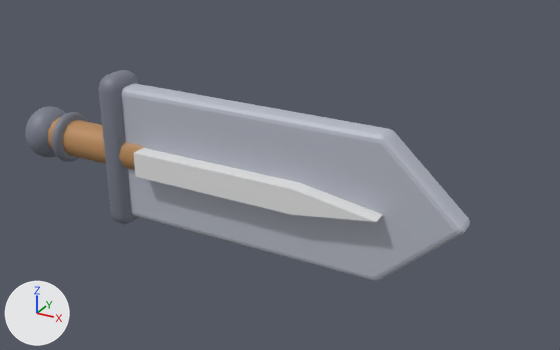
What one commit did to the glTF model public/assets/models/wpn_stonesword.glb.
Camera for both pictures: a 50 mm camera at (1.196, -1.285, 0.663) aimed at (0.473, 0.03, 0.006). The axes (+X, +Y, +Z) are drawn at lower left. The lights are the same throughout. The older version comes first. Vertices at exactly the same position are counted once.
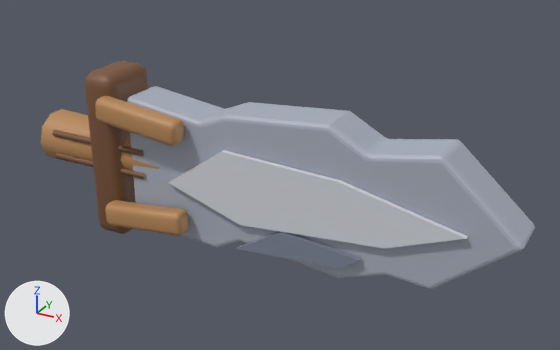
Diff of the bpy script that builds the scene:
```diff
--- a/public/assets/models/wpn_stonesword.glb.py
+++ b/public/assets/models/wpn_stonesword.glb.py
@@ mat_defaultmaterial_002 @@
+mat_defaultmaterial_002 = bpy.data.materials.new('DefaultMaterial.002')
+mat_defaultmaterial_002.use_nodes = True; mat_defaultmaterial_002.node_tree.nodes.clear()
+_N = mat_defaultmaterial_002.node_tree.nodes; _L = mat_defaultmaterial_002.node_tree.links
+n0 = _N.new('ShaderNodeOutputMaterial'); n0.name = 'Material Output'
+n1 = _N.new('ShaderNodeBsdfPrincipled'); n1.name = 'Principled BSDF'
+n2 = _N.new('ShaderNodeVertexColor'); n2.name = 'Color Attribute'
+_L.new(n1.outputs[0], n0.inputs[0])  # 'BSDF' to 'Surface'
+_L.new(n2.outputs[0], n1.inputs[0])  # 'Color' to 'Base Color'
@@ mat_defaultmaterial_001 @@
+mat_defaultmaterial_001 = bpy.data.materials.new('DefaultMaterial.001')
+mat_defaultmaterial_001.use_nodes = True; mat_defaultmaterial_001.node_tree.nodes.clear()
+_N = mat_defaultmaterial_001.node_tree.nodes; _L = mat_defaultmaterial_001.node_tree.links
+n0 = _N.new('ShaderNodeOutputMaterial'); n0.name = 'Material Output'
+n1 = _N.new('ShaderNodeBsdfPrincipled'); n1.name = 'Principled BSDF'
+n2 = _N.new('ShaderNodeVertexColor'); n2.name = 'Color Attribute'
+_L.new(n1.outputs[0], n0.inputs[0])  # 'BSDF' to 'Surface'
+_L.new(n2.outputs[0], n1.inputs[0])  # 'Color' to 'Base Color'
@@ me_mesh_0 @@
 # used by ob_mesh_0; location = (-0.2, 0.062, -0.181); scale = (0.0000662, 0.0000662, 0.0000662)
-me_mesh_0.from_pydata(...)  # 956 vertices, 1892 faces; spans x 0.0..16383.0, y -1899.0..0.0, z 0.0..5478.0
+me_mesh_0.from_pydata(...)  # 392 vertices, 764 faces; spans x 0.0..16383.0, y -2111.0..0.0, z 0.0..5691.0
+# me_mesh_0 part 1: a new loose piece, a 10-sided cut cone along x (radius 899.0 at the low end, 792.0 at the high end) spanning x 0.0..4993.0, y -1955.0..-156.0, z 1990.0..3701.0, in mat_defaultmaterial
+# me_mesh_0 part 2: the loose piece of 120 vertices spanning x 4534.0..16383.0, y -1370.0..-520.0, z 359.0..5119.0 is rebuilt with 200 vertices and now spans x 3818.0..16383.0, y -1836.0..-275.0, z 459.0..5324.0
+# me_mesh_0 part 3: a new loose piece of 152 vertices spanning x 2240.0..3488.0, y -2111.0..0.0, z 0.0..5691.0, in mat_defaultmaterial
+# me_mesh_0 part 4: the loose piece of 384 vertices spanning x 1632.0..1995.0, y -1865.0..-24.0, z 1818.0..3660.0 is deleted
+# me_mesh_0 part 5: the loose piece of 266 vertices spanning x 0.0..1511.0, y -1889.0..0.0, z 1795.0..3684.0 is deleted
+# me_mesh_0 part 6: the loose piece of 24 vertices spanning x 1209.0..5441.0, y -1606.0..-283.0, z 2078.0..3400.0 is deleted
+# me_mesh_0 part 7
+# 162 vertices are removed from x 3778.0..14037.0, y -1899.0..-189.0, z 0.0..5478.0
+# 316 faces are deleted
+# 14 vertices are added at x 5434.0..14980.0, y -2038.0..-1873.0, z 826.0..3965.0
+# 6 new vertices lie (0.0, 147.0, 0.0) away from vertices in x 5434.0..14980.0, y -2010.0, z 1671.0..3965.0
+# 32 new faces join them
 me_mesh_0.materials.append(mat_defaultmaterial)
@@ ob_mesh_0 @@
 ob_mesh_0 = bpy.data.objects.new('Mesh_0', me_mesh_0)
-ob_mesh_0.location = (-0.2, 0.062, -0.181)
-ob_mesh_0.scale = (0.0000662, 0.0000662, 0.0000662)
+ob_mesh_0.location = (-0.12, 0.072, -0.194)
+ob_mesh_0.scale = (0.0000681, 0.0000681, 0.0000681)
@@ ob_mesh_2_001 @@
+ob_mesh_2_001 = bpy.data.objects.new('Mesh_2.001', me_mesh_2)  # 152 vertices, 300 faces; spans x 220.0..3304.0, y -1313.0..-799.0, z 2522.0..3169.0
+ob_mesh_2_001.parent = ob_oak_splints_1
+ob_mesh_2_001.location = (-0.12, 0.0719, -0.194)
+ob_mesh_2_001.scale = (0.0000681, 0.0000681, 0.0000681)
@@ ob_oak_splints_1 @@
+ob_oak_splints_1 = bpy.data.objects.new('oak-splints_1', None)
+ob_oak_splints_1.parent = ob_weapon
+ob_oak_splints_1.location = (0.195, -0.063, 0.091)
+ob_oak_splints_1.rotation_euler = (0.0, 0.09, 0.0)  # degrees (0, 5.2, 0)
@@ ob_weapon @@
+ob_weapon = bpy.data.objects.new('weapon', None)
+ob_weapon.location = (0.0, 0.0, 0.0)
+ob_weapon.scale = (1.0, 1.25, 1.25)
@@ ob_mesh_2 @@
+ob_mesh_2 = bpy.data.objects.new('Mesh_2', me_mesh_2)  # 152 vertices, 300 faces; spans x 220.0..3304.0, y -1313.0..-799.0, z 2522.0..3169.0
+ob_mesh_2.parent = ob_oak_splints_0
+ob_mesh_2.location = (-0.12, 0.0719, -0.194)
+ob_mesh_2.scale = (0.0000681, 0.0000681, 0.0000681)
@@ ob_oak_splints_0 @@
+ob_oak_splints_0 = bpy.data.objects.new('oak-splints_0', None)
+ob_oak_splints_0.parent = ob_weapon
+ob_oak_splints_0.location = (0.195, -0.063, -0.091)
+ob_oak_splints_0.rotation_euler = (0.0, -0.09, 0.0)  # degrees (0, -5.2, 0)
@@ ob_mesh_1_001 @@
+ob_mesh_1_001 = bpy.data.objects.new('Mesh_1.001', me_mesh_1)  # a 6-sided cylinder along z spanning x 1686.0..1839.0, y -1144.0..-967.0, z 948.0..4743.0
+ob_mesh_1_001.parent = ob_oak_hilt_2
+ob_mesh_1_001.location = (-0.12, 0.0719, -0.194)
+ob_mesh_1_001.scale = (0.0000681, 0.0000681, 0.0000681)
@@ ob_oak_hilt_2 @@
+ob_oak_hilt_2 = bpy.data.objects.new('oak-hilt_2', None)
+ob_oak_hilt_2.parent = ob_weapon
+ob_oak_hilt_2.location = (0.05, -0.0421, 0.0221)
+ob_oak_hilt_2.rotation_euler = (0.0, 1.571, 0.0)  # degrees (0, 90, 0)
@@ ob_mesh_1 @@
+ob_mesh_1 = bpy.data.objects.new('Mesh_1', me_mesh_1)  # a 6-sided cylinder along z spanning x 1686.0..1839.0, y -1144.0..-967.0, z 948.0..4743.0
+ob_mesh_1.parent = ob_oak_hilt_1
+ob_mesh_1.location = (-0.12, 0.0719, -0.194)
+ob_mesh_1.scale = (0.0000681, 0.0000681, 0.0000681)
@@ ob_oak_hilt_1 @@
+ob_oak_hilt_1 = bpy.data.objects.new('oak-hilt_1', None)
+ob_oak_hilt_1.parent = ob_weapon
+ob_oak_hilt_1.location = (0.05, -0.0421, -0.0221)
+ob_oak_hilt_1.rotation_euler = (0.0, 1.571, 0.0)  # degrees (0, 90, 0)
```

Boxes [x1, y1, x2, y2] around the edits, measured in the pictures (560 x 350 px):
'Mesh_0', reshaped, moved, rescaled (11% wider, 8% taller)
    before: [26, 70, 470, 281]
    after: [41, 61, 535, 289]
'Mesh_2.001', added (brown)
    after: [95, 96, 184, 146]
'Mesh_2', added (brown)
    after: [105, 200, 189, 236]
'Mesh_1.001', added (brown)
    after: [53, 130, 144, 156]
'Mesh_1', added
    after: [55, 153, 145, 180]
part 1 of me_mesh_0, added (brown)
    after: [41, 109, 159, 170]
part 2 of me_mesh_0, rebuilt (17% wider)
    before: [121, 84, 470, 281]
    after: [127, 86, 535, 289]
part 3 of me_mesh_0, added (brown)
    after: [85, 61, 148, 234]
part 4 of me_mesh_0, deleted
    before: [52, 112, 88, 162]
part 5 of me_mesh_0, deleted
    before: [26, 106, 66, 157]
part 6 of me_mesh_0, deleted (brown)
    before: [48, 117, 144, 170]
part 7 of me_mesh_0, built on
    before: [99, 70, 383, 224]
    after: [168, 150, 468, 269]
